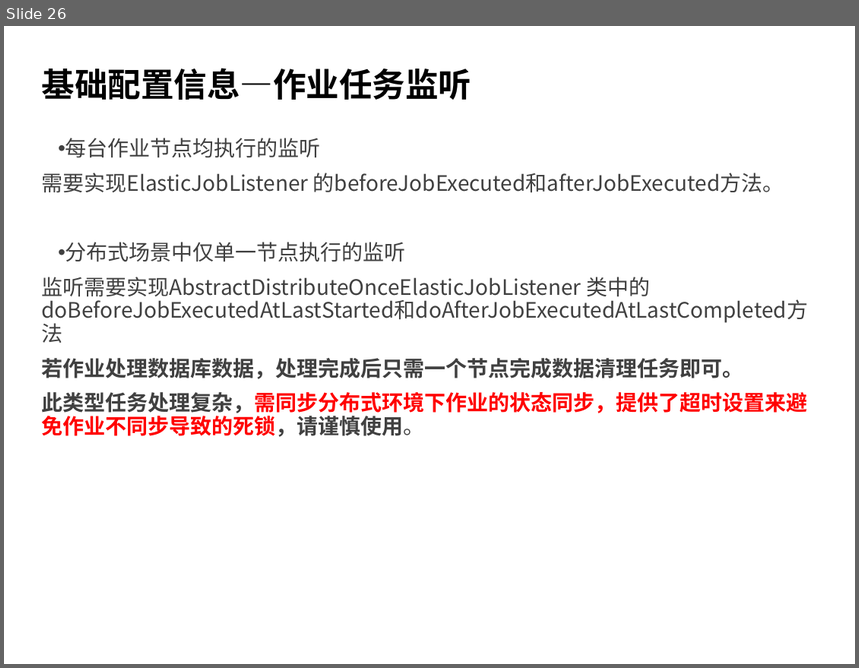
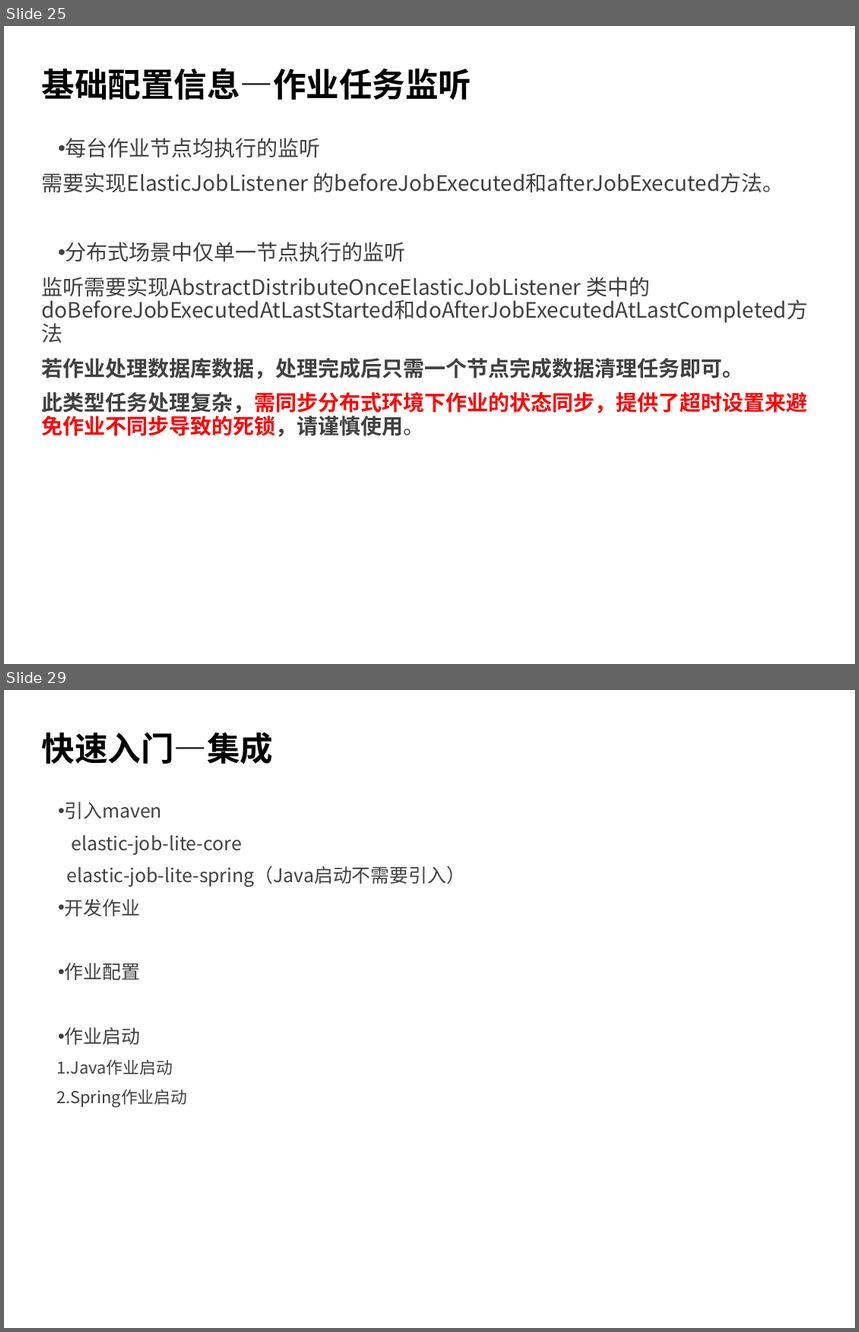
Before and after one commit to alexysh/document, a slide deck: training/iqiyi/Elastic-job.pptx. Shown one above the other, each under a label of ours: slide 26 before the commit, slides 25 and 29 after it; the slides between them are not shown. The pictures are 859x668 and 859x1332 pixels, drawn with LibreOffice and Linux fonts; fonts in the diff are those of the drawing; background and template pictures are left out. Boxes give left, top, right and bottom in pixels: in the first picture for what was removed or moved away, otherwise in the second. Text is boxed around its words. In the diff, an @@ line names an element or a change of style, - is before the commit and + after.

```diff
--- a/training/iqiyi/Elastic-job.pptx
+++ b/training/iqiyi/Elastic-job.pptx
@@ slide 29 added at (4,690,855,1328), background picture (left out) @@
@@ title added at (42,732,273,764), 28 pt, text #000000, bold @@
+快速入门—集成
@@ text added at (56,802,465,1108), 16 pt, text #404040 @@
+• 引入maven
+elastic-job-lite-core
+elastic-job-lite-spring（Java启动不需要引入）
+• 开发作业
+• 作业配置
+• 作业启动
+1.Java作业启动
+2.Spring作业启动
@@ what was slide 26 is now slide 25 @@
```
Also in this commit, not shown: 7 slides changed, 3 other slides added, 1 slide removed.
